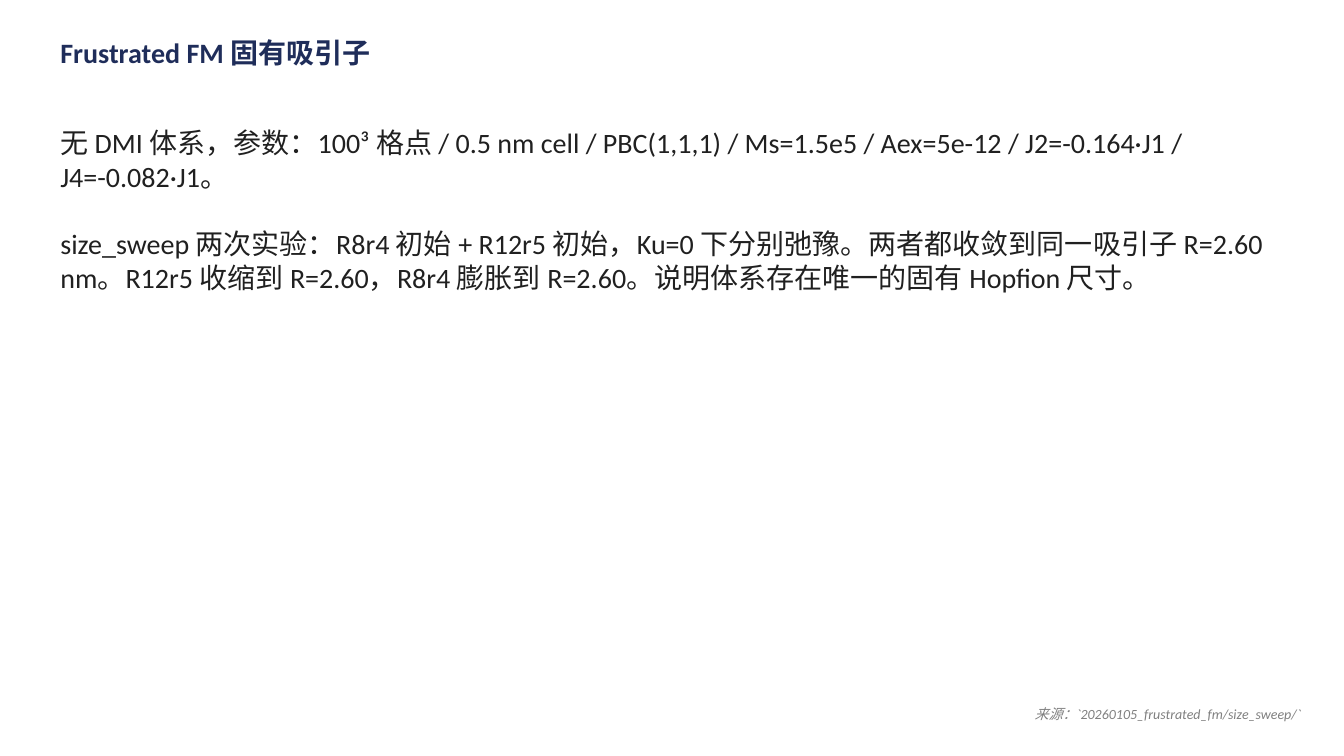
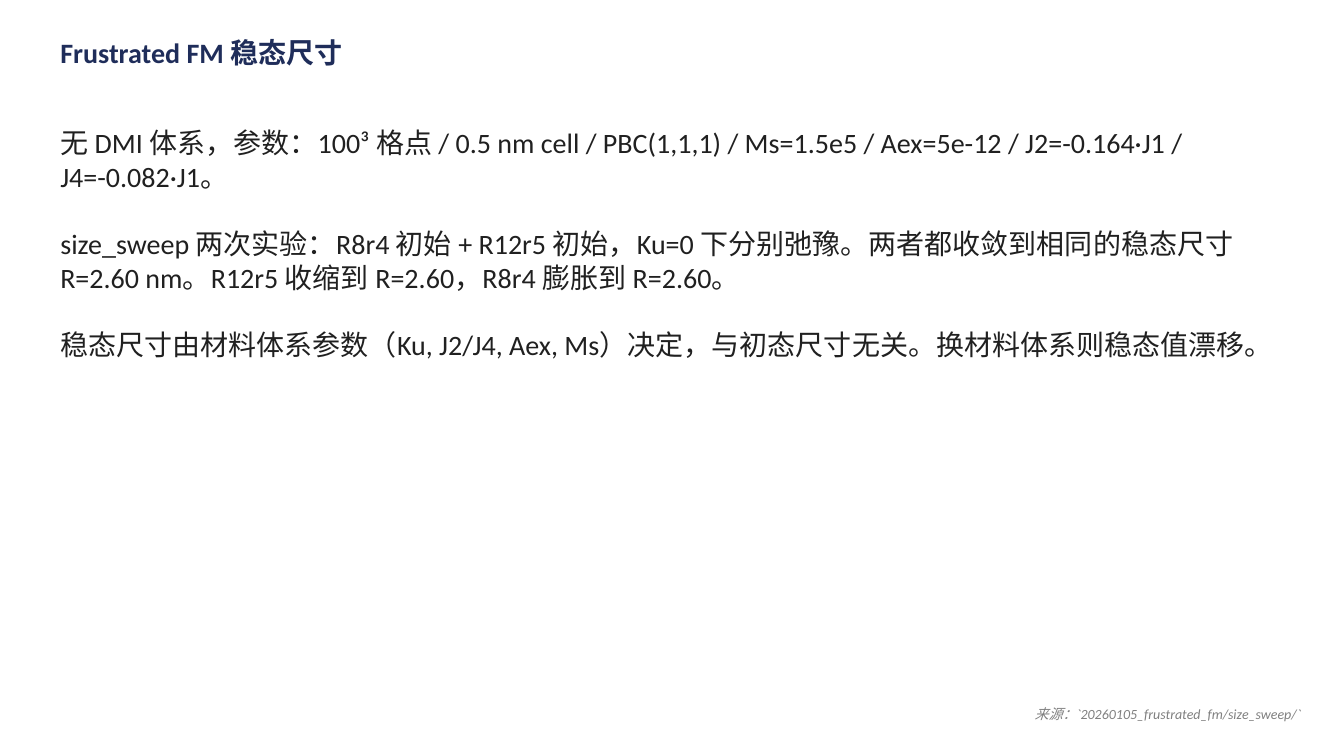
Before and after one commit to Wlybs/Hopfion, a slide deck: slide 1 of presentation/talk.pptx (slide 6 before the commit). Drawn at 1344x756 pixels with LibreOffice and Linux fonts; fonts in the diff are those of the drawing. Boxes give left, top, right and bottom in pixels: in the first picture for what was removed or moved away, otherwise in the second. Text is boxed around its words. In the diff, an @@ line names an element or a change of style, - is before the commit and + after.

```diff
--- a/presentation/talk.pptx
+++ b/presentation/talk.pptx
@@ text at box(60, 39, 342, 66): text changed @@
-Frustrated FM 固有吸引子
+Frustrated FM 稳态尺寸
@@ text at box(60, 230, 1272, 359): text changed @@
-size_sweep 两次实验：R8r4 初始 + R12r5 初始，Ku=0 下分别弛豫。两者都收敛到同一吸引子 R=2.60 nm。R12r5 收缩到 R=2.60，R8r4 膨胀到 R=2.60。说明体系存在唯一的固有 Hopfion 尺寸。
+size_sweep 两次实验：R8r4 初始 + R12r5 初始，Ku=0 下分别弛豫。两者都收敛到相同的稳态尺寸 R=2.60 nm。R12r5 收缩到 R=2.60，R8r4 膨胀到 R=2.60。
+稳态尺寸由材料体系参数（Ku, J2/J4, Aex, Ms）决定，与初态尺寸无关。换材料体系则稳态值漂移。
```
Also in this commit, not shown: 6 other slides changed, 6 slides removed, 18 other files.
